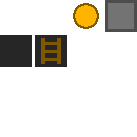
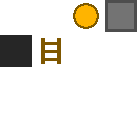
Comparing the layer stacks of the two 137x137 images. Changes:
painted on "NextLevel" over [35, 35, 67, 67]
